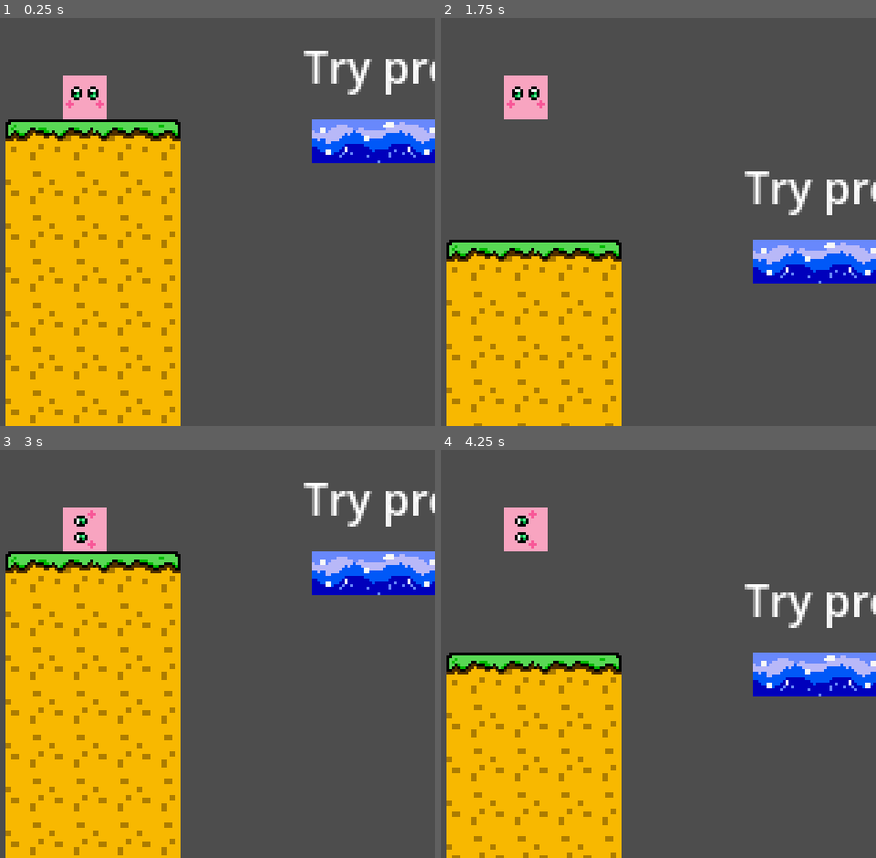
Above: before the commit, frames 1-4 (two rows, left to right).
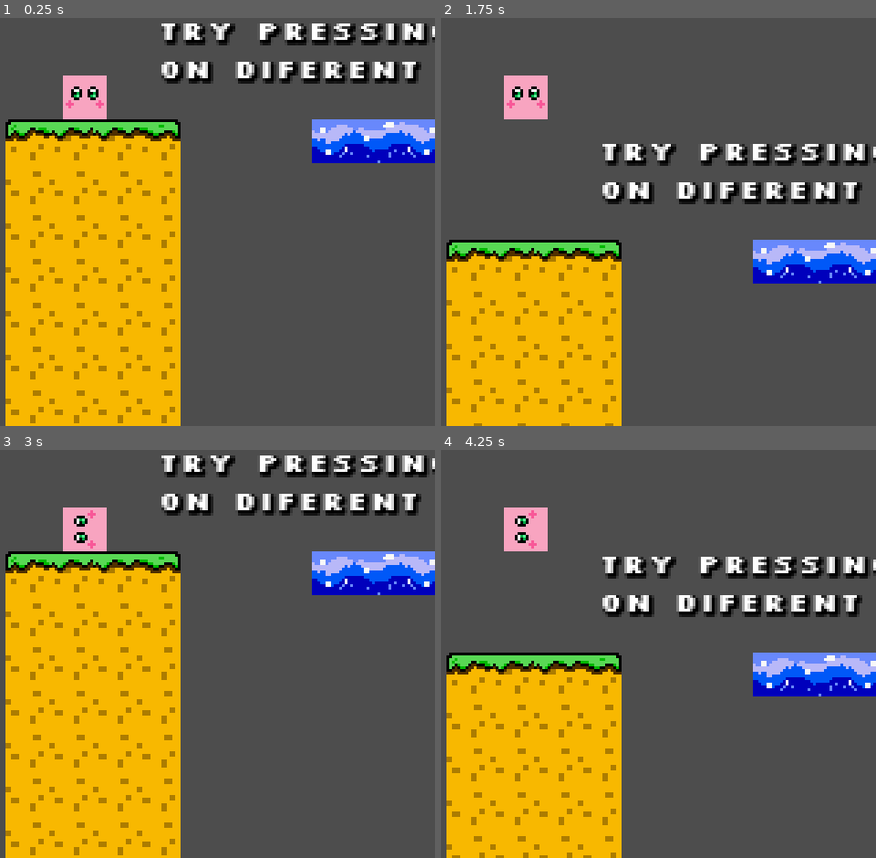
Above: after the commit, the same moments.

Repository: MateusVBC/NES-Jam-02
Game: Godot game, scene res://scenes/game/game.tscn
Same seed, same stepped clock (60 frames per second), same inputs: the game is played once before the commit and once after it.
Inputs:
- Up to frame 1 (0.25 s): no input
- Up to frame 2 (1.75 s): tap Enter at 0.5 s; hold X (spin_right) from 0.53 s (still down); tap Up (ui_up) at 0.77, 1.52 s
- Up to frame 3 (3 s): release X (spin_right) at 2.03 s; hold Z (spin_left) 2.03-2.78 s; tap Space at 2.75 s; hold X (spin_right) from 2.78 s (still down)
- Up to frame 4 (4.25 s): keep holding X (spin_right); tap Up (ui_up) at 3.02, 3.77 s

The runs differ from the first frame. In frame 1, 4.9% of the frame differs, in the area x 37-100%, y 1-19%; in frame 2, 4.9%; in frame 3, 4.9%; in frame 4, 4.9%.

Commit message:
fix  - location sprites menu

Diff:
--- a/project.godot
+++ b/project.godot
@@ -22,6 +22,12 @@
 window/size/window_width_override=1280
 window/size/window_height_override=960
 window/stretch/mode="viewport"
+
+[gui]
+
+theme/custom_font="res://assets/fonts/silkscreen/slkscrb.ttf"
+theme/default_font_antialiasing=0
+theme/default_font_subpixel_positioning=0
 
 [input]
 
--- a/scenes/game/game.tscn
+++ b/scenes/game/game.tscn
@@ -29,14 +29,12 @@
 [ext_resource type="PackedScene" uid="uid://dyuuayjnfmurn" path="res://scenes/entity/power_ups/metal/rd_pipe_3.tscn" id="18_l1kbc"]
 [ext_resource type="AudioStream" uid="uid://bla0or5cdink8" path="res://assets/SFX/UI/music no fade-out.mp3" id="20_carmi"]
 [ext_resource type="PackedScene" uid="uid://ceq84y5wc7155" path="res://scenes/entity/power_ups/ice/ice_1.tscn" id="30_1ijv3"]
-[ext_resource type="PackedScene" uid="uid://nqyk2fc80tok" path="res://scenes/entity/power_ups/cloud/cloud_3.tscn" id="30_e5vat"]
 [ext_resource type="PackedScene" uid="uid://iud7f6ixmr8u" path="res://scenes/entity/power_ups/spike/spike_bottom.tscn" id="30_vfpiu"]
 [ext_resource type="PackedScene" uid="uid://bhn4uoov6otqm" path="res://scenes/entity/power_ups/cloud/cloud_4.tscn" id="31_6e6qj"]
 [ext_resource type="PackedScene" uid="uid://cea1v67wgj1rg" path="res://scenes/entity/power_ups/ice/ice_2.tscn" id="31_mv4pd"]
 [ext_resource type="PackedScene" uid="uid://nqyk2fc80tok" path="res://scenes/entity/power_ups/ice/ice_3.tscn" id="32_3iksm"]
 [ext_resource type="PackedScene" uid="uid://dy7ajvt8v2ubw" path="res://scenes/entity/power_ups/fire/fire.tscn" id="32_kw16b"]
-[ext_resource type="PackedScene" uid="uid://ceq84y5wc7155" path="res://scenes/entity/power_ups/cloud/cloud_1.tscn" id="32_vg3y8"]
-[ext_resource type="PackedScene" uid="uid://cea1v67wgj1rg" path="res://scenes/entity/power_ups/cloud/cloud_2.tscn" id="33_7iq3a"]
+[ext_resource type="FontFile" uid="uid://d0p6gfnsxgis2" path="res://assets/fonts/silkscreen/slkscreb.ttf" id="35_8og7k"]
 
 [sub_resource type="TileMapPattern" id="TileMapPattern_ysilj"]
 tile_data = PackedInt32Array(131072, 0, 0, 131073, 0, 0, 131074, 0, 0, 131075, 0, 0, 131076, 0, 0, 131077, 0, 0, 196613 …(198 unchanged characters)…
@@ -289,9 +287,9 @@
 
 [sub_resource type="TileSetScenesCollectionSource" id="TileSetScenesCollectionSource_eqmjy"]
 resource_name = "Cloud"
-scenes/5/scene = ExtResource("32_vg3y8")
-scenes/6/scene = ExtResource("33_7iq3a")
-scenes/7/scene = ExtResource("30_e5vat")
+scenes/1/scene = ExtResource("30_1ijv3")
+scenes/2/scene = ExtResource("31_mv4pd")
+scenes/3/scene = ExtResource("32_3iksm")
 scenes/8/scene = ExtResource("31_6e6qj")
 
 [sub_resource type="TileSetScenesCollectionSource" id="TileSetScenesCollectionSource_5dc04"]
@@ -327,6 +325,12 @@
 pattern_0 = SubResource("TileMapPattern_ysilj")
 pattern_1 = SubResource("TileMapPattern_mj6to")
 
+[sub_resource type="LabelSettings" id="LabelSettings_6o7h1"]
+font = ExtResource("35_8og7k")
+font_size = 10
+shadow_size = 3
+shadow_color = Color(0, 0, 0, 1)
+
 [node name="Game" type="Node2D"]
 script = ExtResource("1_tcd1y")
 
@@ -343,7 +347,7 @@
 tile_set = SubResource("TileSet_hn2pm")
 format = 2
 layer_0/name = "Midground"
-layer_0/tile_data = PackedInt32Array(-196612, 262144, 0, -19 …(3765 unchanged characters)… , 65536, -262117, 5, 65536, -262141, 4, 327680, -262140, 4, 393216, -262139, 4, 458752, -262138, 4, 524288, 8, 4, 327680, 9, 4, 393216, 10, 4, 458752, 11, 4, 524288)
+layer_0/tile_data = PackedInt32Array(-196612, 262144, 0, -19 …(3765 unchanged characters)… , 65536, -262117, 5, 65536, -262141, 4, 65536, -262140, 4, 131072, -262139, 4, 196608, -262138, 4, 524288, 8, 4, 65536, 9, 4, 131072, 10, 4, 196608, 11, 4, 524288)
 layer_1/name = "Detail"
 layer_1/tile_data = PackedInt32Array(-196612, 65536, 0, -196611, 131072, 0, -196610, 131072, 0, -196609, 196608, 0, -19 …(550 unchanged characters)…
 layer_2/name = "Effect"
@@ -367,8 +371,11 @@
 script = null
 
 [node name="Label" type="Label" parent="."]
-offset_left = 45.0
-offset_top = -95.0
-offset_right = 85.0
-offset_bottom = -72.0
-text = "Try pressing "
+texture_filter = 1
+offset_left = -8.0
+offset_top = -101.0
+offset_right = 154.0
+offset_bottom = -78.0
+text = "Try pressing
+on diferent elements!"
+label_settings = SubResource("LabelSettings_6o7h1")
Renamed: assets/menu/down_arrow_key.png -> assets/sprites/menu/down_arrow_key.png
Not shown, changed: assets/sprites/menu/down_arrow_key.png.import
Renamed: assets/menu/game_over-quit_button.png -> assets/sprites/menu/game_over-quit_button.png
Not shown, changed: assets/sprites/menu/game_over-quit_button.png.import
Renamed: assets/menu/game_over-retry_button.png -> assets/sprites/menu/game_over-retry_button.png
Not shown, changed: assets/sprites/menu/game_over-retry_button.png.import
Renamed: assets/menu/menu-control_button.png -> assets/sprites/menu/menu-control_button.png
Not shown, changed: assets/sprites/menu/menu-control_button.png.import
Renamed: assets/menu/menu-quit_button.png -> assets/sprites/menu/menu-quit_button.png
Not shown, changed: assets/sprites/menu/menu-quit_button.png.import
Renamed: assets/menu/menu_star_buttont.png -> assets/sprites/menu/menu_star_buttont.png
Not shown, changed: assets/sprites/menu/menu_star_buttont.png.import
(and 5 more such lines)
